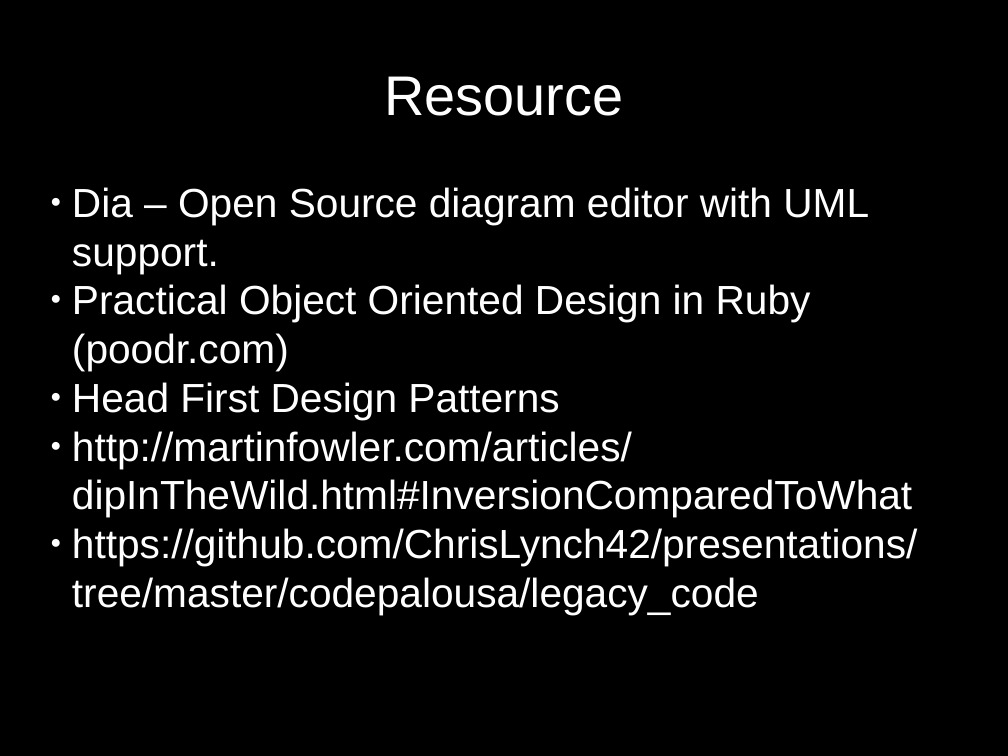
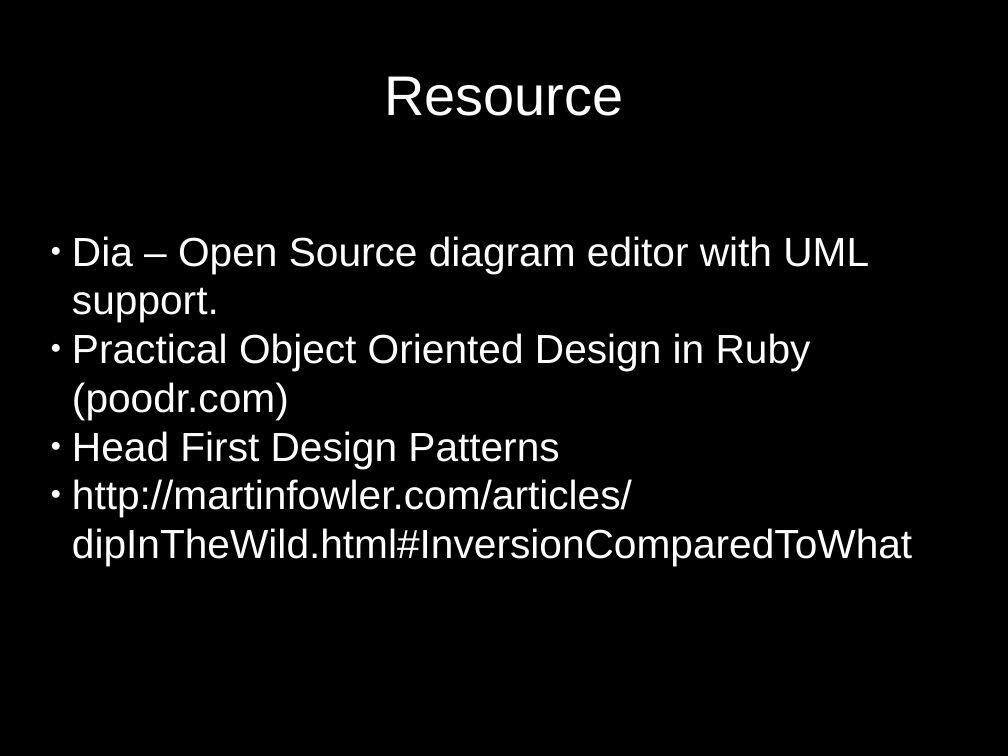
Before and after one commit to ChrisLynch42/presentations, a slide deck: slide 15 of codepalousa/legacy_code/coudepalousa.odp (slide 13 before the commit). Drawn at 1008x756 pixels with LibreOffice and Linux fonts; fonts in the diff are those of the drawing. Boxes give left, top, right and bottom in pixels: in the first picture for what was removed or moved away, otherwise in the second. Text is boxed around its words. In the diff, an @@ line names an element or a change of style, - is before the commit and + after.

```diff
--- a/codepalousa/legacy_code/coudepalousa.odp
+++ b/codepalousa/legacy_code/coudepalousa.odp
@@ subtitle at [72,528,917,615]: paragraph removed @@
-● https://github.com/ChrisLynch42/presentations/tree/master/codepalousa/legacy_code
```
Also in this commit, not shown: 1 other slide changed, 5 slides added, 2 slides removed, 8 other files.
